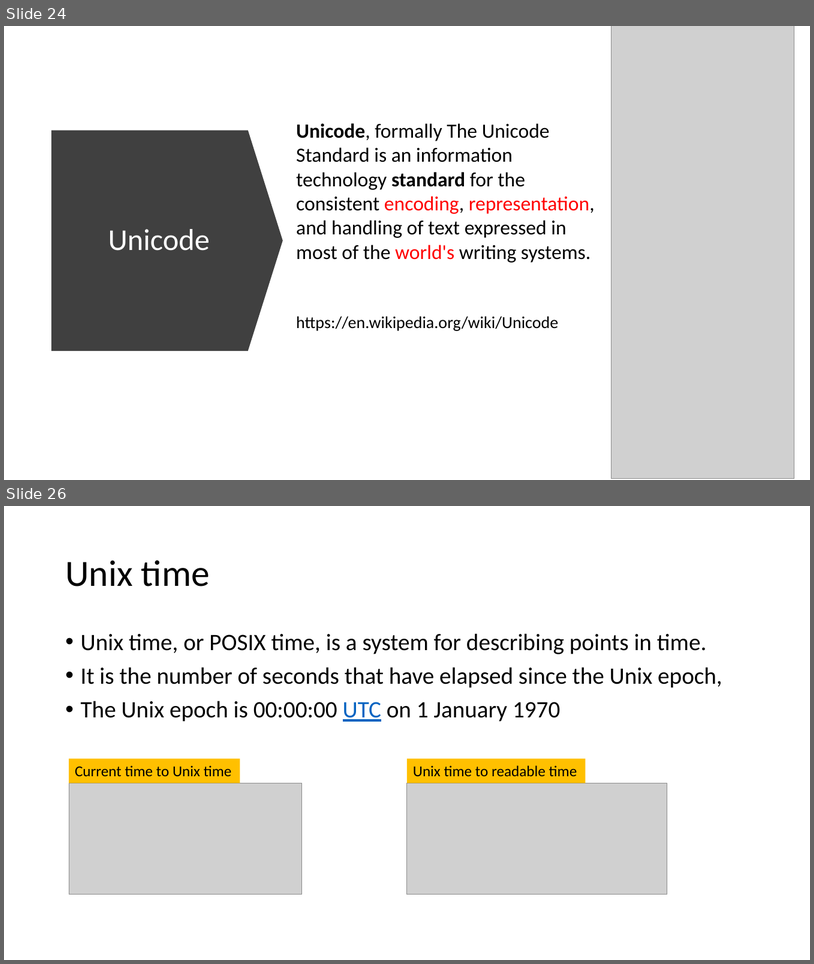
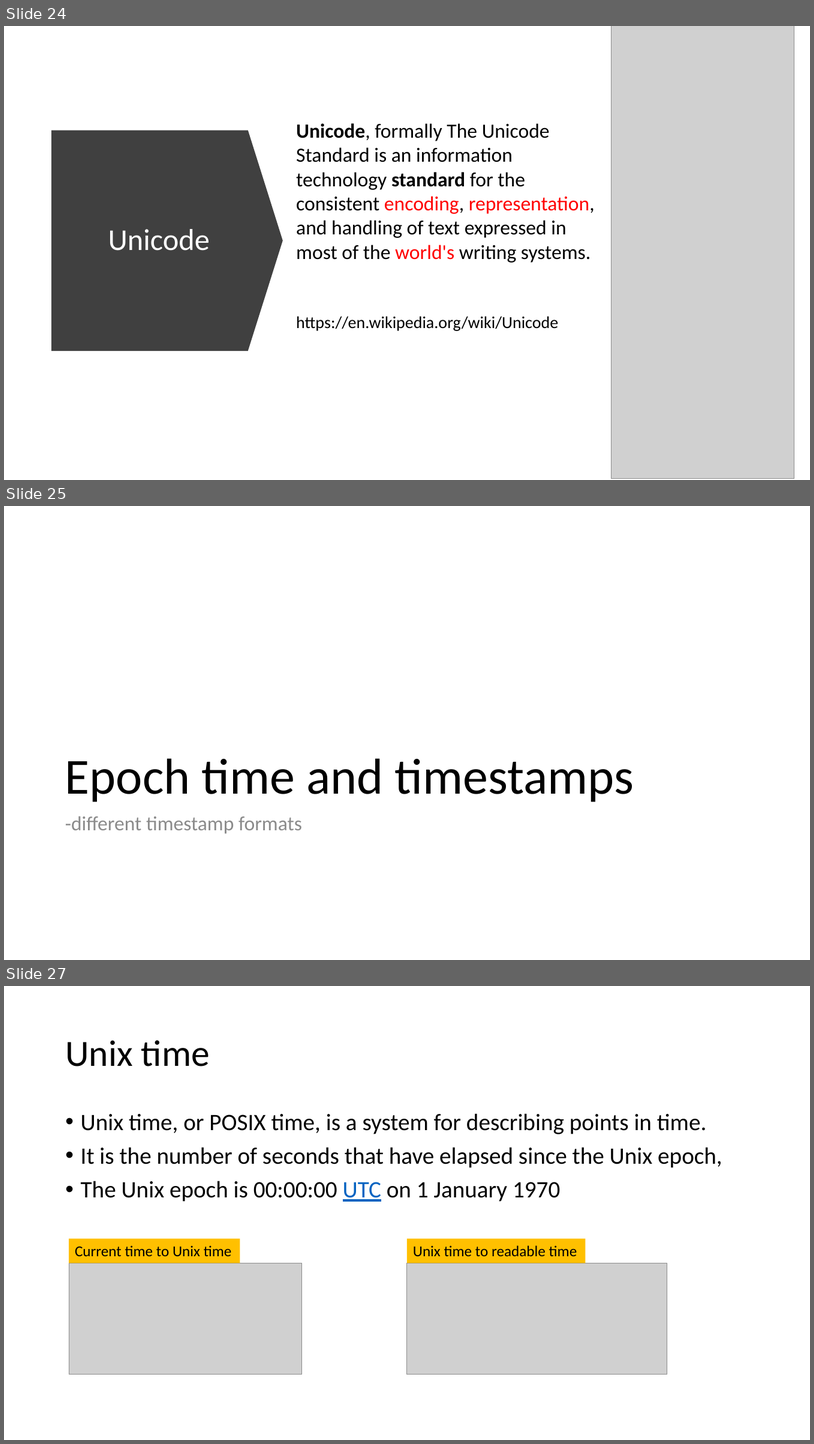
Before and after one commit to frankwxu/digital-forensics-lab, a slide deck: Basic_Computer_Skills_for_Forensics/0_Number_Systems.pptx. Shown one above the other, each under a label of ours: slides 24 and 26 before the commit, slides 24, 25 and 27 after it; the slides between them are not shown. The pictures are 814x964 and 814x1444 pixels, drawn with LibreOffice and Linux fonts; fonts in the diff are those of the drawing; grey boxes stand for pictures; background and template pictures are left out. Boxes give left, top, right and bottom in pixels: in the first picture for what was removed or moved away, otherwise in the second. Text is boxed around its words. In the diff, an @@ line names an element or a change of style, - is before the commit and + after.

```diff
--- a/Basic_Computer_Skills_for_Forensics/0_Number_Systems.pptx
+++ b/Basic_Computer_Skills_for_Forensics/0_Number_Systems.pptx
@@ slide 25 added at [4, 506, 810, 960], background #FFFFFF @@
@@ title added at [65, 758, 634, 802], 60 pt, text #000000 @@
+Epoch time and timestamps
@@ text added at [65, 816, 302, 834], 24 pt, text #8C8C8C @@
+-different timestamp formats
@@ what was slide 26 is now slide 27 @@
```
Also in this commit, not shown: 6 slides changed, 2 other slides added, 1 slide removed, 1 other file.
